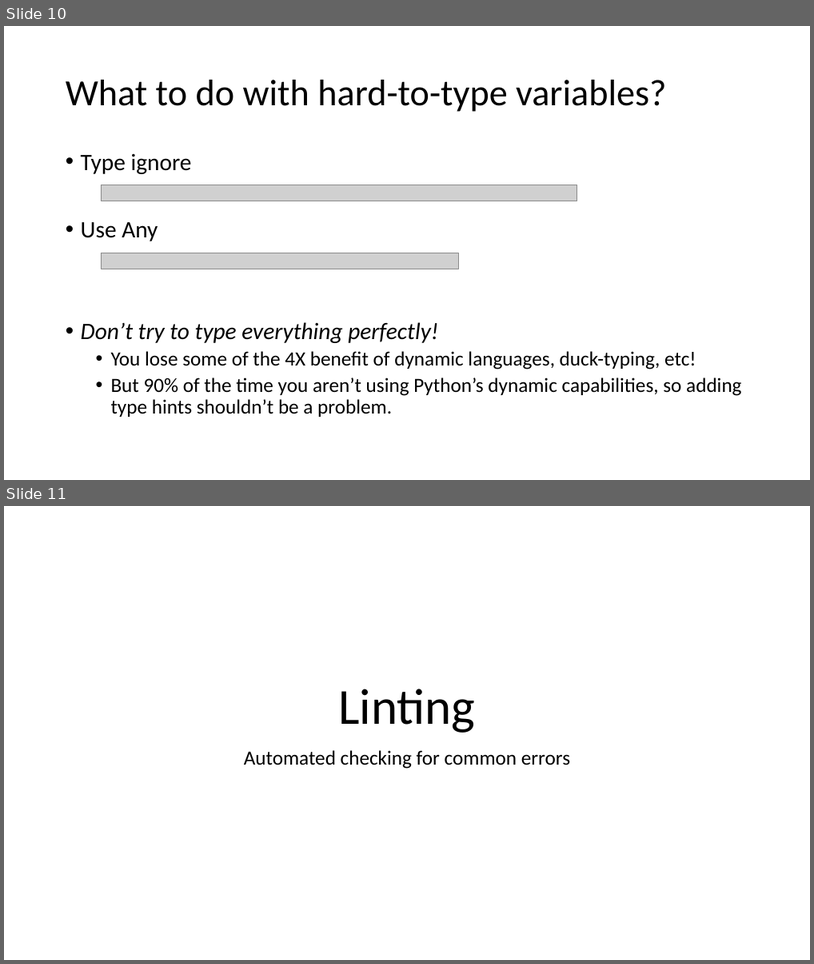
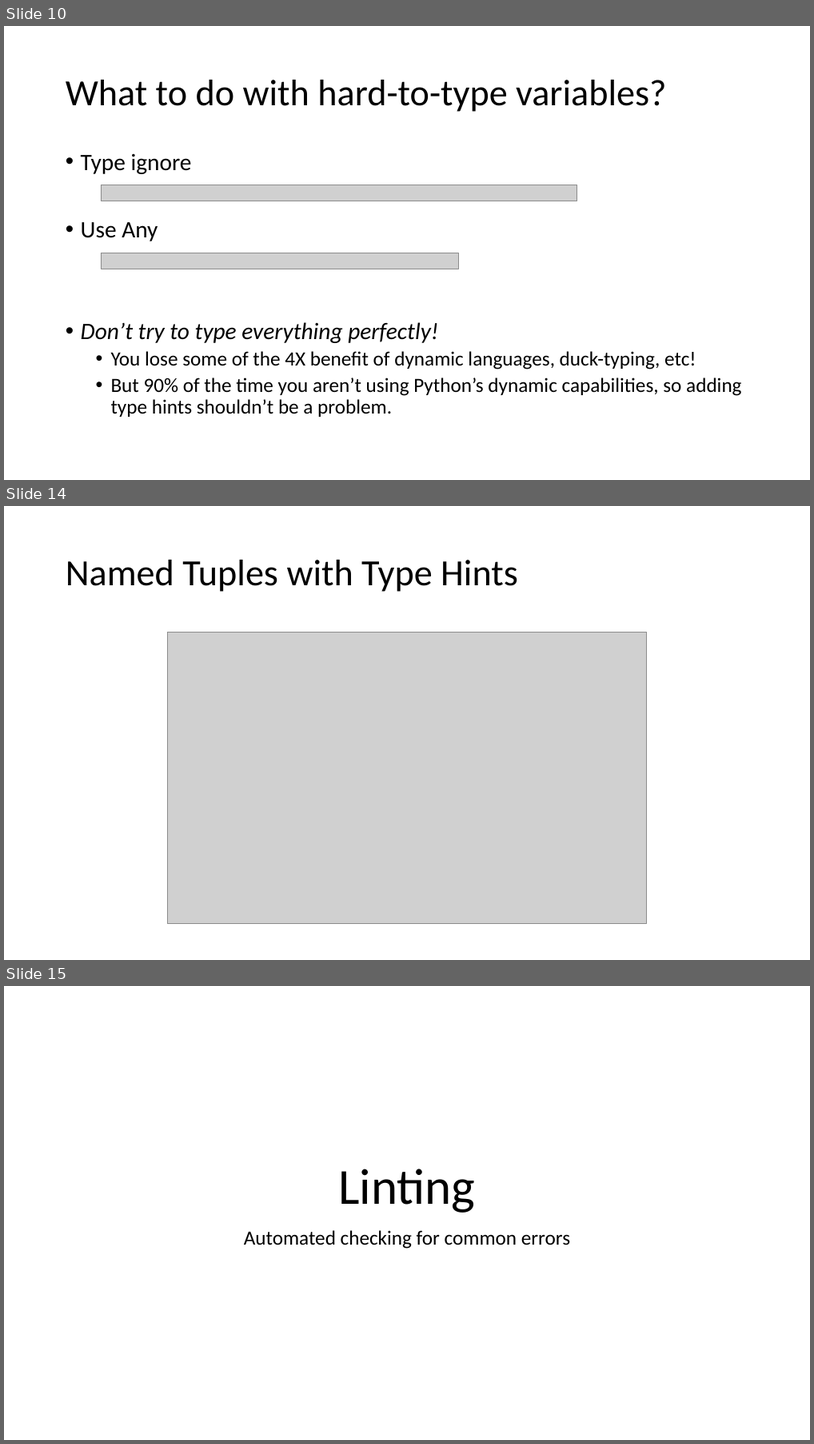
Before and after one commit to wbkdef/hettinger_mypy_linting_presentation, a slide deck: 2019-02-20_hettinger_mypy_and_type_hinting.pptx. Shown one above the other, each under a label of ours: slides 10 and 11 before the commit, slides 10, 14 and 15 after it; the slides between them are not shown. The pictures are 814x964 and 814x1444 pixels, drawn with LibreOffice and Linux fonts; fonts in the diff are those of the drawing; grey boxes stand for pictures. Boxes give left, top, right and bottom in pixels: in the first picture for what was removed or moved away, otherwise in the second. Text is boxed around its words. In the diff, an @@ line names an element or a change of style, - is before the commit and + after.

```diff
--- a/2019-02-20_hettinger_mypy_and_type_hinting.pptx
+++ b/2019-02-20_hettinger_mypy_and_type_hinting.pptx
@@ slide 14 added at <box>4,506,810,960</box>, background #FFFFFF @@
@@ title added at <box>66,560,518,592</box>, 44 pt, text #000000 @@
+Named Tuples with Type Hints
@@ picture added at <box>167,632,647,924</box> @@
@@ what was slide 11 is now slide 15 @@
```
Also in this commit, not shown: 2 slides changed, 4 other slides added, 1 other file.
